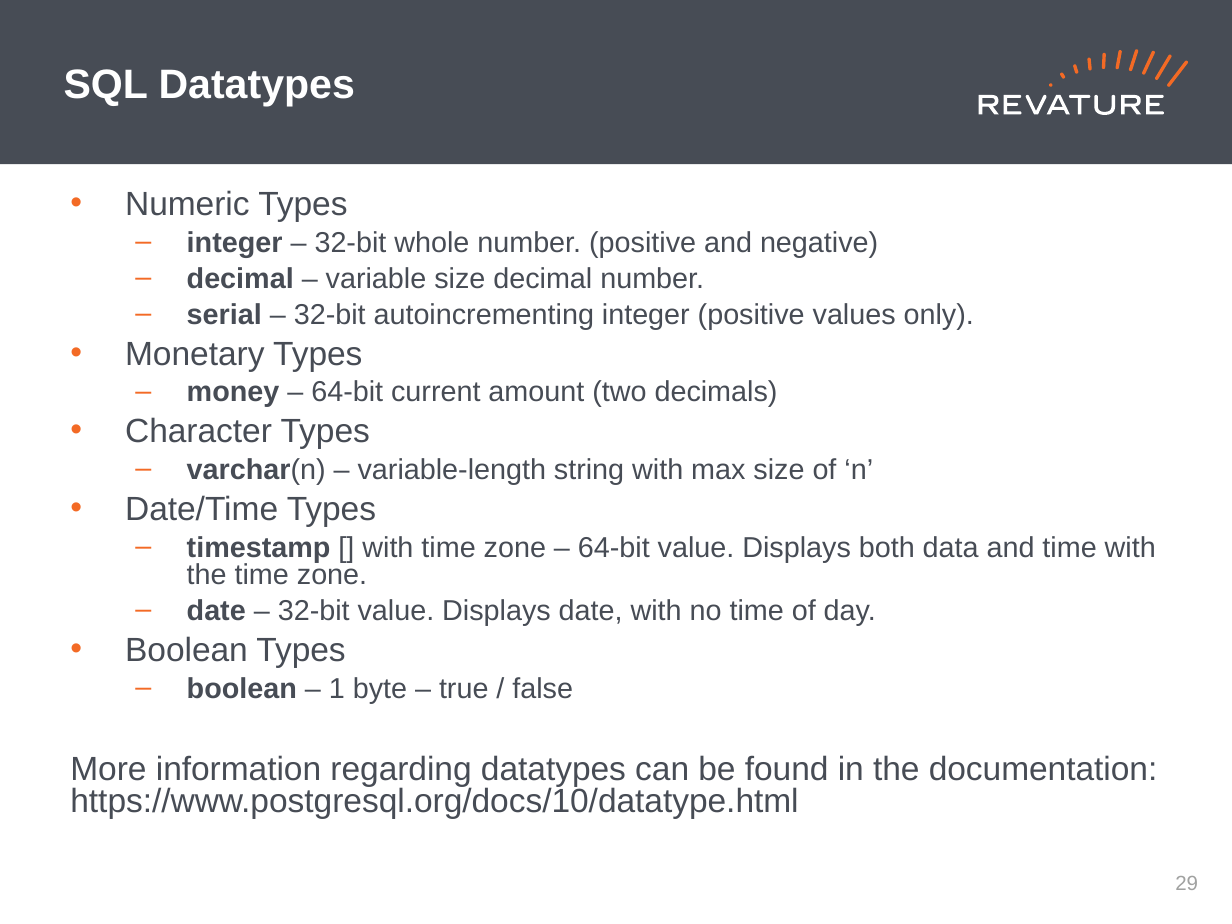
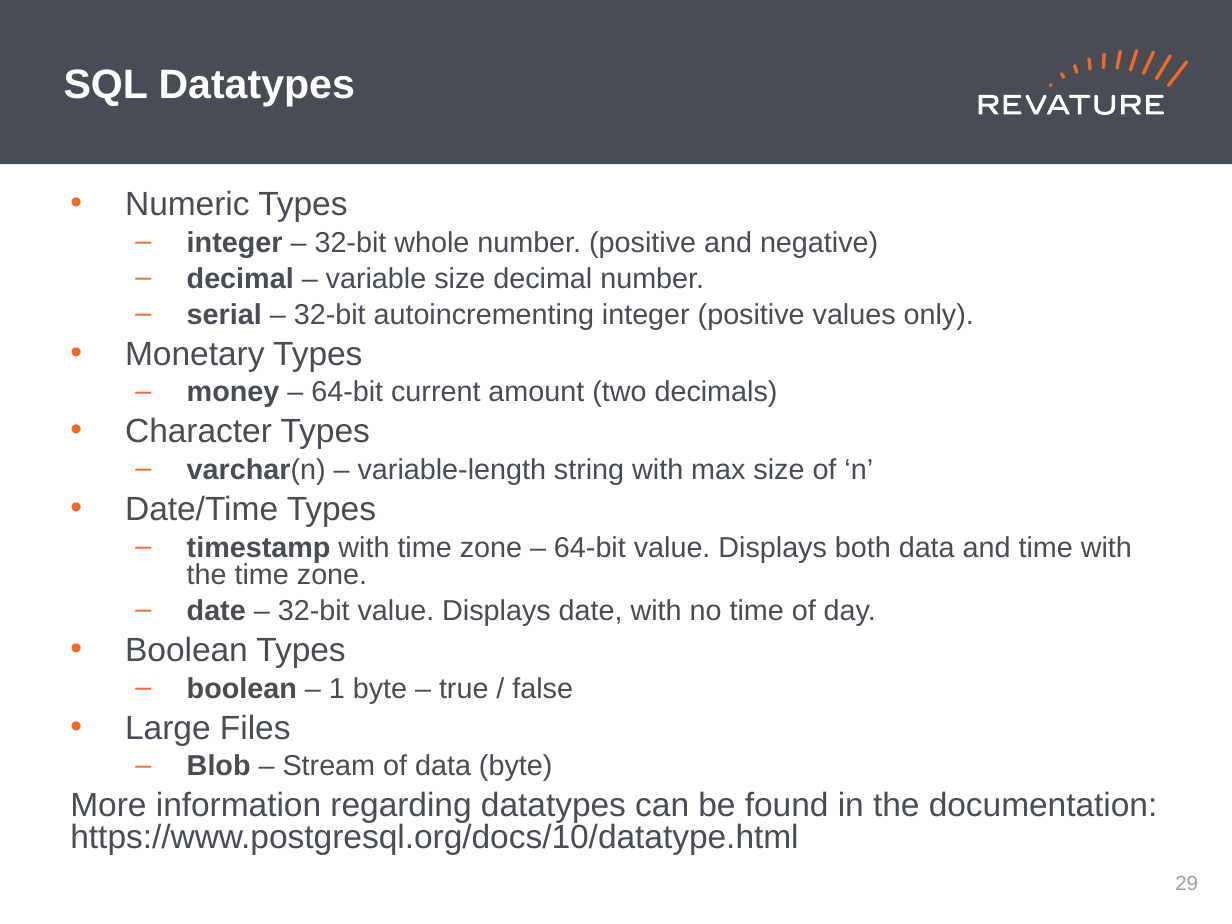
Before and after one commit to jhigherevature/ROCP-210208, a slide deck: slide 30 of powerpoints/Roc_Day7.pptx. Drawn at 1232x924 pixels with LibreOffice and Linux fonts; fonts in the diff are those of the drawing. Boxes give left, top, right and bottom in pixels: in the first picture for what was removed or moved away, otherwise in the second. Text is boxed around its words. In the diff, an @@ line names an element or a change of style, - is before the commit and + after.

```diff
--- a/powerpoints/Roc_Day7.pptx
+++ b/powerpoints/Roc_Day7.pptx
@@ text at bbox=[187, 536, 1132, 585]: text changed @@
-  – timestamp [] with time zone – 64-bit value. Displays both data and time with the time zone.
+  – timestamp with time zone – 64-bit value. Displays both data and time with the time zone.
@@ text at bbox=[125, 714, 552, 781]: paragraphs added @@
+• Large Files
+  – Blob – Stream of data (byte)
```
Also in this commit, not shown: 2 other slides changed, 14 other files.
